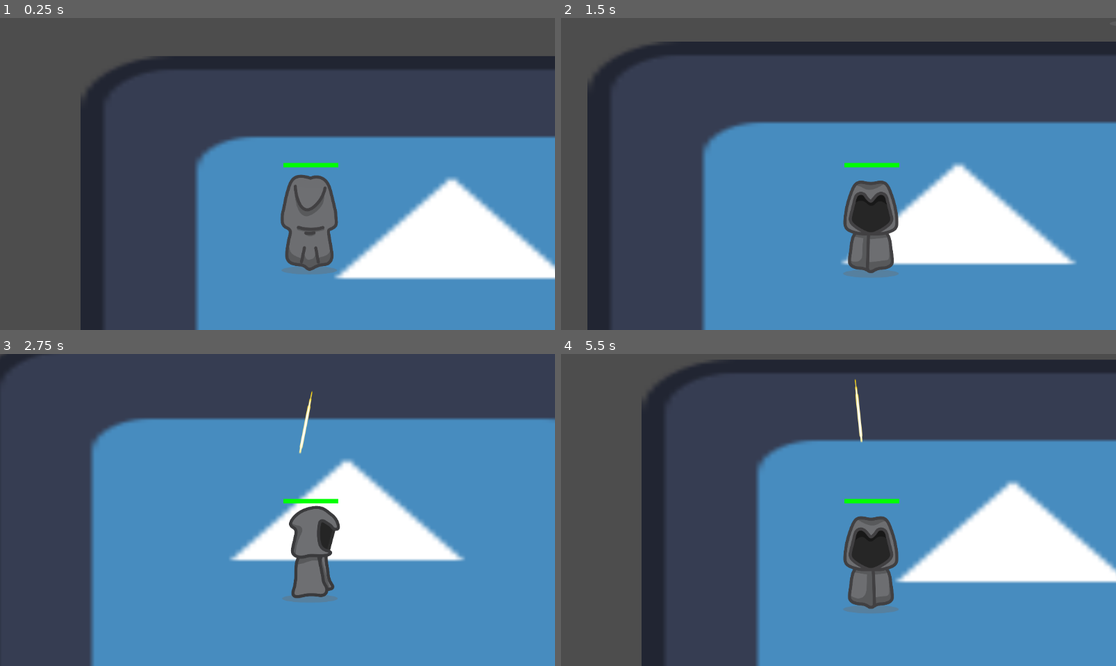
Above: before the commit, frames 1-4 (two rows, left to right).
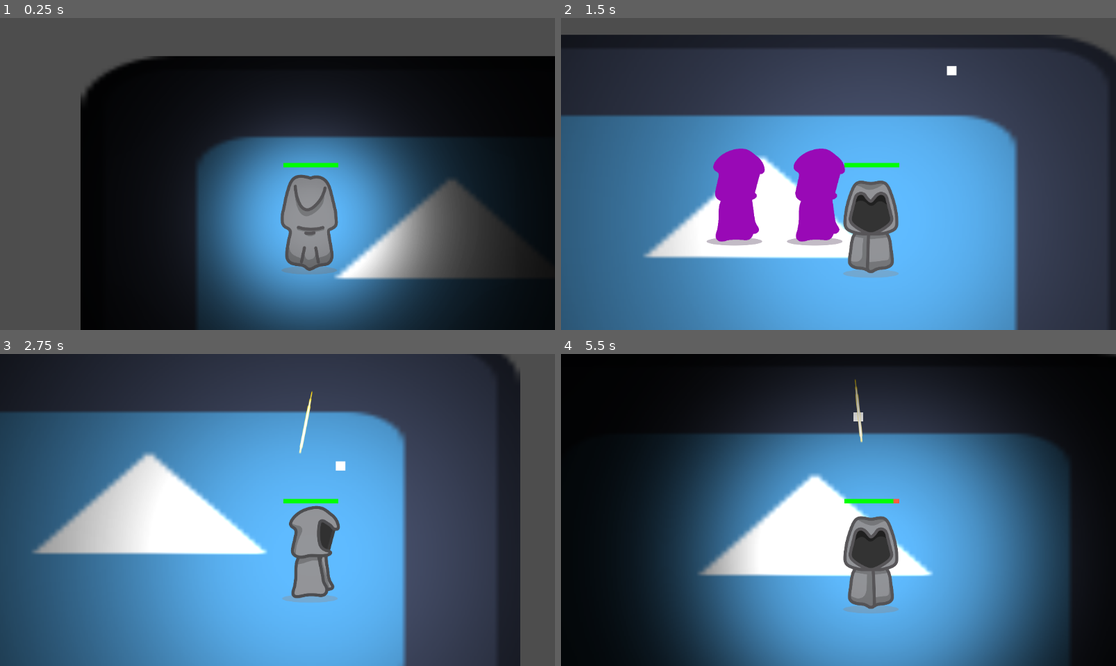
Above: after the commit, the same moments.

Repository: ayu-ch/OutSense
Game: Godot game, scene res://Scenes/world_level2.tscn
Two runs of this game, one before a commit and one after it. Both use one fixed random seed, a clock stepped at 60 frames per second and the inputs below. The engine's default icon, where the game draws it, is replaced by a stand-in: a white triangle on a blue panel in a dark square.
Inputs (mouse positions are in pixels of both pictures, inside the frame that each line leads up to):
- Up to frame 1 (0.25 s): no input
- Up to frame 2 (1.5 s): tap Enter (ui_accept) at 0.5, 0.77, 1.07 s; move the mouse to (960, 158) at 0.52 s; hold D (move_right) 0.53-1.28 s; tap X (X) at 0.6 s; tap F (dash, bound only after the commit) at 0.8, 1.35 s; move the mouse to (727, 189) at 1.27 s; hold S (move_down) from 1.28 s (still down)
- Up to frame 3 (2.75 s): tap Enter (ui_accept) at 1.52, 1.55, 1.82, 2.1 s; move the mouse to (333, 441) at 2.02 s; release S (move_down) at 2.03 s; hold D (move_right) from 2.03 s (still down); tap X (X) at 2.3 s
- Up to frame 4 (5.5 s): move the mouse to (810, 572) at 2.77 s; release D (move_right) at 2.78 s; hold W (move_up) 2.78-3.53 s; tap X (X) at 2.85, 4.55, 5.1 s; tap Enter (ui_accept) at 3.02, 3.32, 3.77, 3.8, 4.07, 4.52, 4.82 s; tap F (dash, bound only after the commit) at 3.05, 4.35, 5.3 s; move the mouse to (1005, 556) at 3.52 s; hold A (move_left) 3.53-5.03 s; click (1005, 556) at 3.6 s; move the mouse to (672, 463) at 4.27 s; move the mouse to (866, 510) at 5.02 s; hold S (move_down) from 5.03 s (still down)

The runs differ from the first frame. In frame 1, 68% of the frame differs, in the area x 14-100%, y 12-100%; in frame 2, 67%; in frame 3, 72%; in frame 4, 79%, in the area x 0-100%, y 0-100%.

Commit message:
light and dash

Diff:
--- /dev/null
+++ b/Scenes/Dash_Back.gd
@@ -0,0 +1,11 @@
+extends GPUParticles2D
+
+
+# Called when the node enters the scene tree for the first time.
+func _ready():
+	pass # Replace with function body.
+
+
+# Called every frame. 'delta' is the elapsed time since the previous frame.
+func _process(delta):
+	pass
--- /dev/null
+++ b/Scenes/dash_back.tscn
@@ -0,0 +1,31 @@
+[gd_scene load_steps=7 format=3 uid="uid://dxvfmiufstnye"]
+
+[ext_resource type="Texture2D" uid="uid://bnnhctykrcscc" path="res://Assets/player1_back.png" id="1_ukih7"]
+[ext_resource type="Script" path="res://Scenes/Dash_Back.gd" id="2_7phgh"]
+
+[sub_resource type="CanvasItemMaterial" id="CanvasItemMaterial_7av2j"]
+light_mode = 1
+
+[sub_resource type="Gradient" id="Gradient_ry8fy"]
+offsets = PackedFloat32Array(0, 0.508197)
+colors = PackedColorArray(0.663527, 0.117845, 0.672408, 1, 0.942353, 0.768216, 0.98369, 1)
+
+[sub_resource type="GradientTexture1D" id="GradientTexture1D_r1dpm"]
+gradient = SubResource("Gradient_ry8fy")
+
+[sub_resource type="ParticleProcessMaterial" id="ParticleProcessMaterial_pfav8"]
+particle_flag_disable_z = true
+gravity = Vector3(0, 0, 0)
+scale_min = 0.4
+scale_max = 0.4
+color_ramp = SubResource("GradientTexture1D_r1dpm")
+
+[node name="Dash_Back" type="GPUParticles2D"]
+show_behind_parent = true
+material = SubResource("CanvasItemMaterial_7av2j")
+emitting = false
+amount = 3
+process_material = SubResource("ParticleProcessMaterial_pfav8")
+texture = ExtResource("1_ukih7")
+lifetime = 0.5
+script = ExtResource("2_7phgh")
--- /dev/null
+++ b/Scenes/dash_front.tscn
@@ -0,0 +1,29 @@
+[gd_scene load_steps=6 format=3 uid="uid://dumb47o8d2lms"]
+
+[ext_resource type="Texture2D" uid="uid://dyoxwlglbnd8" path="res://Assets/player1_front.png" id="1_npjpb"]
+
+[sub_resource type="CanvasItemMaterial" id="CanvasItemMaterial_e7ogu"]
+light_mode = 1
+
+[sub_resource type="Gradient" id="Gradient_ry8fy"]
+offsets = PackedFloat32Array(0, 0.803279)
+colors = PackedColorArray(0.663527, 0.117845, 0.672408, 1, 0.942353, 0.768216, 0.98369, 1)
+
+[sub_resource type="GradientTexture1D" id="GradientTexture1D_r1dpm"]
+gradient = SubResource("Gradient_ry8fy")
+
+[sub_resource type="ParticleProcessMaterial" id="ParticleProcessMaterial_pfav8"]
+particle_flag_disable_z = true
+gravity = Vector3(0, 0, 0)
+scale_min = 0.4
+scale_max = 0.4
+color_ramp = SubResource("GradientTexture1D_r1dpm")
+
+[node name="Dash_Front" type="GPUParticles2D"]
+show_behind_parent = true
+material = SubResource("CanvasItemMaterial_e7ogu")
+emitting = false
+amount = 3
+process_material = SubResource("ParticleProcessMaterial_pfav8")
+texture = ExtResource("1_npjpb")
+lifetime = 0.5
--- /dev/null
+++ b/Scenes/dash_left.tscn
@@ -0,0 +1,29 @@
+[gd_scene load_steps=6 format=3 uid="uid://nmptxxj03jqf"]
+
+[ext_resource type="Texture2D" uid="uid://cy58t3tpyg1fp" path="res://Assets/player1_left.png" id="1_acpga"]
+
+[sub_resource type="CanvasItemMaterial" id="CanvasItemMaterial_nob06"]
+light_mode = 1
+
+[sub_resource type="Gradient" id="Gradient_ry8fy"]
+offsets = PackedFloat32Array(0, 0.901639)
+colors = PackedColorArray(0.663527, 0.117845, 0.672408, 1, 0.917519, 0.771881, 0.990543, 1)
+
+[sub_resource type="GradientTexture1D" id="GradientTexture1D_r1dpm"]
+gradient = SubResource("Gradient_ry8fy")
+
+[sub_resource type="ParticleProcessMaterial" id="ParticleProcessMaterial_pfav8"]
+particle_flag_disable_z = true
+gravity = Vector3(0, 0, 0)
+scale_min = 0.4
+scale_max = 0.4
+color_ramp = SubResource("GradientTexture1D_r1dpm")
+
+[node name="Dash_Left" type="GPUParticles2D"]
+show_behind_parent = true
+material = SubResource("CanvasItemMaterial_nob06")
+emitting = false
+amount = 3
+process_material = SubResource("ParticleProcessMaterial_pfav8")
+texture = ExtResource("1_acpga")
+lifetime = 0.5
--- /dev/null
+++ b/Scenes/dash_right.tscn
@@ -0,0 +1,29 @@
+[gd_scene load_steps=6 format=3 uid="uid://rujx46p3vbeu"]
+
+[ext_resource type="Texture2D" uid="uid://ds0h0bgjlpede" path="res://Assets/player1_right.png" id="1_fxbx5"]
+
+[sub_resource type="CanvasItemMaterial" id="CanvasItemMaterial_fk3ic"]
+light_mode = 1
+
+[sub_resource type="Gradient" id="Gradient_ry8fy"]
+offsets = PackedFloat32Array(0, 0.508197)
+colors = PackedColorArray(0.663527, 0.117845, 0.672408, 1, 0.942353, 0.768216, 0.98369, 1)
+
+[sub_resource type="GradientTexture1D" id="GradientTexture1D_r1dpm"]
+gradient = SubResource("Gradient_ry8fy")
+
+[sub_resource type="ParticleProcessMaterial" id="ParticleProcessMaterial_pfav8"]
+particle_flag_disable_z = true
+gravity = Vector3(0, 0, 0)
+scale_min = 0.4
+scale_max = 0.4
+color_ramp = SubResource("GradientTexture1D_r1dpm")
+
+[node name="Dash_Right" type="GPUParticles2D"]
+show_behind_parent = true
+material = SubResource("CanvasItemMaterial_fk3ic")
+emitting = false
+amount = 3
+process_material = SubResource("ParticleProcessMaterial_pfav8")
+texture = ExtResource("1_fxbx5")
+lifetime = 0.5
--- a/Scenes/enemy_level2.tscn
+++ b/Scenes/enemy_level2.tscn
@@ -79,7 +79,6 @@
 [node name="enemy" type="CharacterBody2D" groups=["Enemies"]]
 light_mask = 3
 visibility_layer = 3
-z_index = 1
 collision_layer = 3
 collision_mask = 6
 collision_priority = 2.0
--- a/Scenes/player_level2.tscn
+++ b/Scenes/player_level2.tscn
@@ -1,8 +1,12 @@
-[gd_scene load_steps=14 format=3 uid="uid://h8tn2i865e8i"]
+[gd_scene load_steps=18 format=3 uid="uid://h8tn2i865e8i"]
 
 [ext_resource type="Script" path="res://Scripts/player.gd" id="1_saw7y"]
 [ext_resource type="Texture2D" uid="uid://brdutrapuffox" path="res://Assets/main-char-sprites-all (2).png" id="2_6rnoi"]
+[ext_resource type="PackedScene" uid="uid://nmptxxj03jqf" path="res://Scenes/dash_left.tscn" id="2_qxfhl"]
 [ext_resource type="Texture2D" uid="uid://cj4j712kdr3ti" path="res://Assets/player1.png" id="3_1xumu"]
+[ext_resource type="PackedScene" uid="uid://rujx46p3vbeu" path="res://Scenes/dash_right.tscn" id="4_j254n"]
+[ext_resource type="PackedScene" uid="uid://dxvfmiufstnye" path="res://Scenes/dash_back.tscn" id="6_8xhfe"]
+[ext_resource type="PackedScene" uid="uid://dumb47o8d2lms" path="res://Scenes/dash_front.tscn" id="7_ryd46"]
 
 [sub_resource type="CapsuleShape2D" id="CapsuleShape2D_7quxc"]
 radius = 277.0
@@ -119,7 +123,19 @@
 [node name="player_shape" type="CollisionShape2D" parent="."]
 shape = SubResource("CapsuleShape2D_gy2h0")
 
+[node name="Dash_Right" parent="." instance=ExtResource("4_j254n")]
+
+[node name="Dash_Left" parent="." instance=ExtResource("2_qxfhl")]
+
+[node name="Dash_Front" parent="." instance=ExtResource("7_ryd46")]
+
+[node name="Dash_Back" parent="." instance=ExtResource("6_8xhfe")]
+
+[node name="Dash_Cooldown" type="Timer" parent="."]
+wait_time = 5.0
+
 [connection signal="body_entered" from="player_area" to="." method="_on_player_area_body_entered"]
 [connection signal="body_entered" from="attack_radius" to="." method="_on_attack_radius_body_entered"]
 [connection signal="body_exited" from="attack_radius" to="." method="_on_attack_radius_body_exited"]
 [connection signal="tree_entered" from="player_shape" to="." method="_on_player_body_tree_entered"]
+[connection signal="timeout" from="Dash_Cooldown" to="." method="_on_dash_cooldown_timeout"]
--- a/Scenes/world_level2.tscn
+++ b/Scenes/world_level2.tscn
@@ -1,9 +1,11 @@
-[gd_scene load_steps=6 format=3 uid="uid://bcj787xp3so2p"]
+[gd_scene load_steps=8 format=3 uid="uid://bcj787xp3so2p"]
 
 [ext_resource type="Script" path="res://Scripts/world_level_2.gd" id="1_uxbou"]
 [ext_resource type="Texture2D" uid="uid://behnjemuf4hih" path="res://icon.svg" id="1_w7atp"]
 [ext_resource type="PackedScene" uid="uid://h8tn2i865e8i" path="res://Scenes/player_level2.tscn" id="2_5xxyn"]
 [ext_resource type="PackedScene" uid="uid://dp5itgrgtpbsv" path="res://Scenes/enemy_level2.tscn" id="3_rcym4"]
+[ext_resource type="Texture2D" uid="uid://cqntk8p8ute23" path="res://Assets/light.png" id="4_rxn2x"]
+[ext_resource type="Script" path="res://Scripts/Spotlight.gd" id="5_sugi6"]
 
 [sub_resource type="RectangleShape2D" id="RectangleShape2D_k21ws"]
 size = Vector2(191.5, 128.5)
@@ -25,6 +27,24 @@
 scale = Vector2(2, 2)
 
 [node name="RayCast2D" type="RayCast2D" parent="Player"]
+
+[node name="PointLight2D" type="PointLight2D" parent="Player"]
+energy = 0.9
+shadow_enabled = true
+texture = ExtResource("4_rxn2x")
+texture_scale = 4.33
+script = ExtResource("5_sugi6")
+
+[node name="Spotlight_cooldown" type="Timer" parent="Player/PointLight2D"]
+wait_time = 10.0
+
+[node name="PointLight2D2" type="PointLight2D" parent="Player"]
+energy = 0.4
+texture = ExtResource("4_rxn2x")
+texture_scale = 8.14
+
+[node name="CanvasModulate" type="CanvasModulate" parent="Player"]
+color = Color(0.0383972, 0.0383972, 0.0383972, 1)
 
 [node name="enemy" parent="." instance=ExtResource("3_rcym4")]
 position = Vector2(1200, 0)
@@ -65,4 +85,5 @@
 [node name="grenade_cooldown" type="Timer" parent="."]
 wait_time = 5.0
 
+[connection signal="timeout" from="Player/PointLight2D/Spotlight_cooldown" to="Player/PointLight2D" method="_on_spotlight_cooldown_timeout"]
 [connection signal="timeout" from="grenade_cooldown" to="." method="_on_grenade_cooldown_timeout"]
--- /dev/null
+++ b/Scripts/Spotlight.gd
@@ -0,0 +1,61 @@
+extends PointLight2D
+@onready var spotlight_cooldown: Timer = $Spotlight_cooldown
+# Constants for growth, decrease, max, and initial scale sizes
+const GROWTH_RATE = 10.0  # Speed of scaling up
+const DECREASE_RATE = 1.0  # Speed of scaling down
+const MAX_SCALE = 5.0  # Maximum allowable scale
+const ORIGINAL_SCALE = 1.0  # Original (starting) scale
+const GROW_TIME = 1.0
+const SHRINK_TIME = 10.0
+
+# Variables to handle scaling states and timers
+var is_scaling_down = false  # A flag indicating if scaling down is active
+var is_scaling_up = false  # A flag indicating if scaling up is active
+var scaling_timer = 0.0  # Timer for scaling up and down
+var cooldown = false
+func _ready():
+	# Set the initial scale of the PointLight2D when the scene starts
+	self.scale = Vector2(ORIGINAL_SCALE, ORIGINAL_SCALE)
+
+func _process(delta):
+	# Start scaling up when the "ui_accept" key is pressed once
+	if Input.is_action_just_pressed("ui_accept") and not cooldown:
+		cooldown = true
+		is_scaling_up = true  # Enable scaling up
+		is_scaling_down = false  # Disable scaling down
+		scaling_timer = GROW_TIME  # Set the timer for the scaling up process
+
+	# If scaling up is active, gradually increase the scale over time
+	if is_scaling_up:
+		scaling_timer -= delta  # Decrease the scaling timer
+
+		# Gradually increase the scale over time
+		self.scale = self.scale.move_toward(Vector2(MAX_SCALE, MAX_SCALE), GROWTH_RATE * delta)
+
+		# Stop scaling up once the maximum scale is reached or timer runs out
+		if scaling_timer <= 0.0 or self.scale == Vector2(MAX_SCALE, MAX_SCALE):
+			spotlight_cooldown.start()
+			self.scale = Vector2(MAX_SCALE, MAX_SCALE)  # Ensure final scale is exact
+			is_scaling_up = false  # Stop the scaling up process
+			is_scaling_down = true  # Automatically start scaling down
+
+	# When the "ui_accept" key is released, start the scaling down process
+	if Input.is_action_just_released("ui_accept"):
+		is_scaling_down = true  # Enable scaling down
+		scaling_timer = SHRINK_TIME  # Reset the timer for scaling down
+
+	# If scaling down is active, gradually decrease the scale over time
+	if is_scaling_down:
+		scaling_timer -= delta  # Decrease the scaling timer
+
+		# Gradually move the scale back to the original size over time
+		self.scale = self.scale.move_toward(Vector2(ORIGINAL_SCALE, ORIGINAL_SCALE), DECREASE_RATE * delta)
+
+		# Stop scaling down once the timer runs out or the original size is reached
+		if scaling_timer <= 0.0 or self.scale == Vector2(ORIGINAL_SCALE, ORIGINAL_SCALE):
+			self.scale = Vector2(ORIGINAL_SCALE, ORIGINAL_SCALE)  # Ensure final scale is exact
+			is_scaling_down = false  # Stop the scaling down process
+
+
+func _on_spotlight_cooldown_timeout():
+	cooldown = false
--- a/Scripts/player.gd
+++ b/Scripts/player.gd
@@ -2,10 +2,18 @@
 
 @onready var healthbar: ColorRect = $ColorRect/healthbar
 @onready var ray: RayCast2D = $RayCast2D
+@onready var dash_cooldown_timer: Timer = $Dash_Cooldown
 
 var HEALTH = 100
-const SPEED = 150
+var dash_cooldown
+var NORMAL_SPEED = 150
+var DASH_SPEED =1000
+var SPEED
+var is_dashing = false
+const DASH_DURATION = 0.5
+var dash_timer=false
 var health_width
+
 
 
 enum {
@@ -17,12 +25,38 @@
 
 func _ready() -> void:
 	health_width = healthbar.size.x
+	SPEED=NORMAL_SPEED
+	dash_cooldown=false
+	$Dash_Right.emitting=false
+	$Dash_Front.emitting=false
+	$Dash_Left.emitting=false
+	$Dash_Back.emitting=false
 
 func _physics_process(delta: float) -> void:
+
 	#draw_line(Vector2(0,0),Vector2(200,200),Color("red"),1.0)
 	healthbar.size.x = (HEALTH / 100.0) * health_width
 	var directionx := Input.get_axis("move_left", "move_right")
 	var directiony := Input.get_axis("move_up", "move_down")
+	if Input.is_action_just_pressed("dash") and not is_dashing and not dash_cooldown:
+		dash_cooldown=true
+		dash_cooldown_timer.start()
+		is_dashing = true
+		dash_timer = DASH_DURATION
+
+	if is_dashing:
+
+		SPEED = DASH_SPEED
+		dash_timer -= delta
+
+		if dash_timer <= 0.0:
+			SPEED=NORMAL_SPEED
+			is_dashing = false
+			$Dash_Right.emitting=false
+			$Dash_Front.emitting=false
+			$Dash_Left.emitting=false
+			$Dash_Back.emitting=false
+
 	if directionx:
 		velocity.x = directionx * SPEED
 	else:
@@ -32,7 +66,8 @@
 	else:
 		velocity.y = move_toward(velocity.y, 0, SPEED)
 	if velocity.length() > 0:
-		velocity = velocity.normalized() * SPEED
+		if !is_dashing:
+			velocity = velocity.normalized() * SPEED
 	if velocity.length() > 0:
 		$AnimatedSprite2D.play()
 	else:
@@ -40,13 +75,29 @@
 	if velocity.x != 0:
 		if velocity.x > 0:
 			$AnimatedSprite2D.animation = "right"
+			if is_dashing:
+				$Dash_Right.emitting=true
+			else:
+				$Dash_Right.emitting=false
 		if velocity.x < 0:
 			$AnimatedSprite2D.animation = "left"
+			if is_dashing:
+				$Dash_Left.emitting=true
+			else:
+				$Dash_Left.emitting=false
 	elif velocity.y != 0:
 		if velocity.y > 0:
 			$AnimatedSprite2D.animation = "down"
+			if is_dashing:
+				$Dash_Front.emitting=true
+			else:
+				$Dash_Front.emitting=false
 		if velocity.y < 0:
 			$AnimatedSprite2D.animation = "up"
+			if is_dashing:
+				$Dash_Back.emitting=true
+			else:
+				$Dash_Back.emitting=false
 
 	move_and_slide()
 
@@ -104,3 +155,7 @@
 func _on_chase_radius_body_exited(body: Node2D) -> void:
 	if body.has_method("set_state"):
 		body.set_state(SURROUND)
+
+
+func _on_dash_cooldown_timeout():
+	dash_cooldown=false
--- a/Scripts/world_level_2.gd
+++ b/Scripts/world_level_2.gd
@@ -1,6 +1,5 @@
 extends Node2D
 @onready var enemy: CharacterBody2D = $enemy
-
 
 var can_grenade = true
 var grenade_scene = preload("res://Scenes/grenade_2.tscn")
--- a/project.godot
+++ b/project.godot
@@ -12,7 +12,7 @@
 
 config/name="OutSense"
 run/main_scene="res://Scenes/world_level2.tscn"
-config/features=PackedStringArray("4.3", "Forward Plus")
+config/features=PackedStringArray("4.2", "Forward Plus")
 config/icon="res://icon.svg"
 
 [global_group]
@@ -23,22 +23,22 @@
 
 move_up={
 "deadzone": 0.5,
-"events": [Object(InputEventKey,"resource_local_to_scene":fa …(172 unchanged characters)… eycode":87,"key_label":0,"unicode":119,"location":0,"echo":false,"script":null)
+"events": [Object(InputEventKey,"resource_local_to_scene":fa …(172 unchanged characters)… eycode":87,"key_label":0,"unicode":119,"echo":false,"script":null)
 ]
 }
 move_left={
 "deadzone": 0.5,
-"events": [Object(InputEventKey,"resource_local_to_scene":fa …(171 unchanged characters)… keycode":65,"key_label":0,"unicode":97,"location":0,"echo":false,"script":null)
+"events": [Object(InputEventKey,"resource_local_to_scene":fa …(171 unchanged characters)… keycode":65,"key_label":0,"unicode":97,"echo":false,"script":null)
 ]
 }
 move_down={
 "deadzone": 0.5,
-"events": [Object(InputEventKey,"resource_local_to_scene":fa …(172 unchanged characters)… eycode":83,"key_label":0,"unicode":115,"location":0,"echo":false,"script":null)
+"events": [Object(InputEventKey,"resource_local_to_scene":fa …(172 unchanged characters)… eycode":83,"key_label":0,"unicode":115,"echo":false,"script":null)
 ]
 }
 move_right={
 "deadzone": 0.5,
-"events": [Object(InputEventKey,"resource_local_to_scene":fa …(172 unchanged characters)… eycode":68,"key_label":0,"unicode":100,"location":0,"echo":false,"script":null)
+"events": [Object(InputEventKey,"resource_local_to_scene":fa …(172 unchanged characters)… eycode":68,"key_label":0,"unicode":100,"echo":false,"script":null)
 ]
 }
 left_mouse_click={
@@ -48,6 +48,11 @@
 }
 X={
 "deadzone": 0.5,
-"events": [Object(InputEventKey,"resource_local_to_scene":fa …(172 unchanged characters)… eycode":88,"key_label":0,"unicode":120,"location":0,"echo":false,"script":null)
+"events": [Object(InputEventKey,"resource_local_to_scene":fa …(172 unchanged characters)… eycode":88,"key_label":0,"unicode":120,"echo":false,"script":null)
 ]
 }
+dash={
+"deadzone": 0.5,
+"events": [Object(InputEventKey,"resource_local_to_scene":false,"resource_name":"","device":-1,"window_id":0,"alt_pressed":false,"shift_pressed":false,"ctrl_pressed":false,"meta_pressed":false,"pressed":false,"keycode":0,"physical_keycode":70,"key_label":0,"unicode":102,"echo":false,"script":null)
+]
+}
Binary file added: Assets/light.png
Not shown, added: Assets/light.png.import
Binary file changed: Assets/player1.png
Binary file added: Assets/player1_back.png
Not shown, added: Assets/player1_back.png.import
Binary file added: Assets/player1_front.png
Not shown, added: Assets/player1_front.png.import
Binary file added: Assets/player1_left.png
Not shown, added: Assets/player1_left.png.import
Binary file added: Assets/player1_right.png
Not shown, added: Assets/player1_right.png.import
